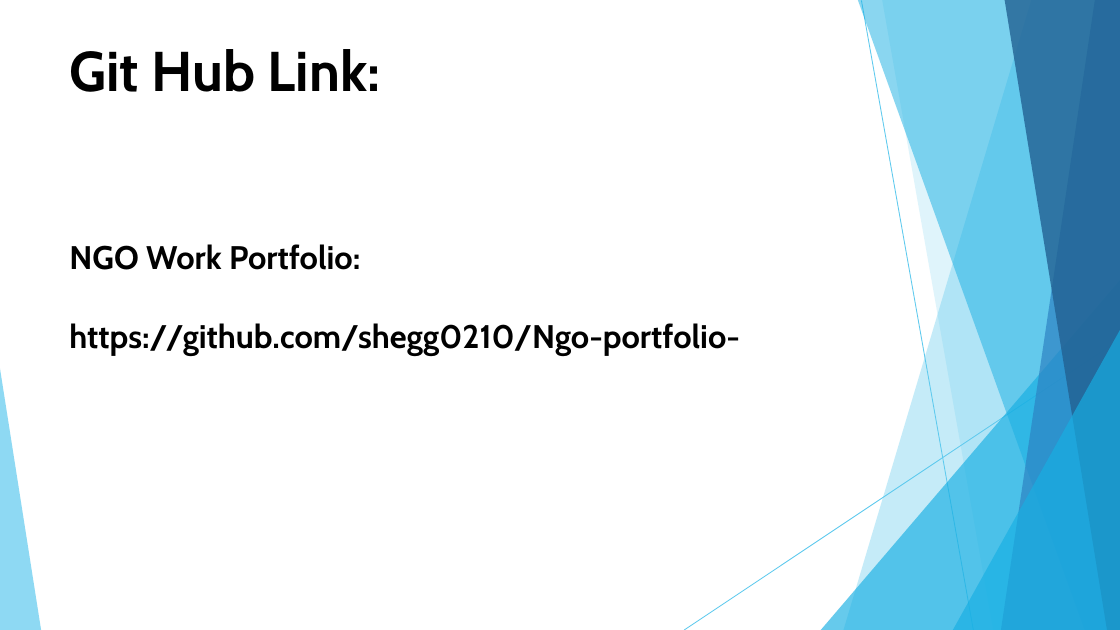
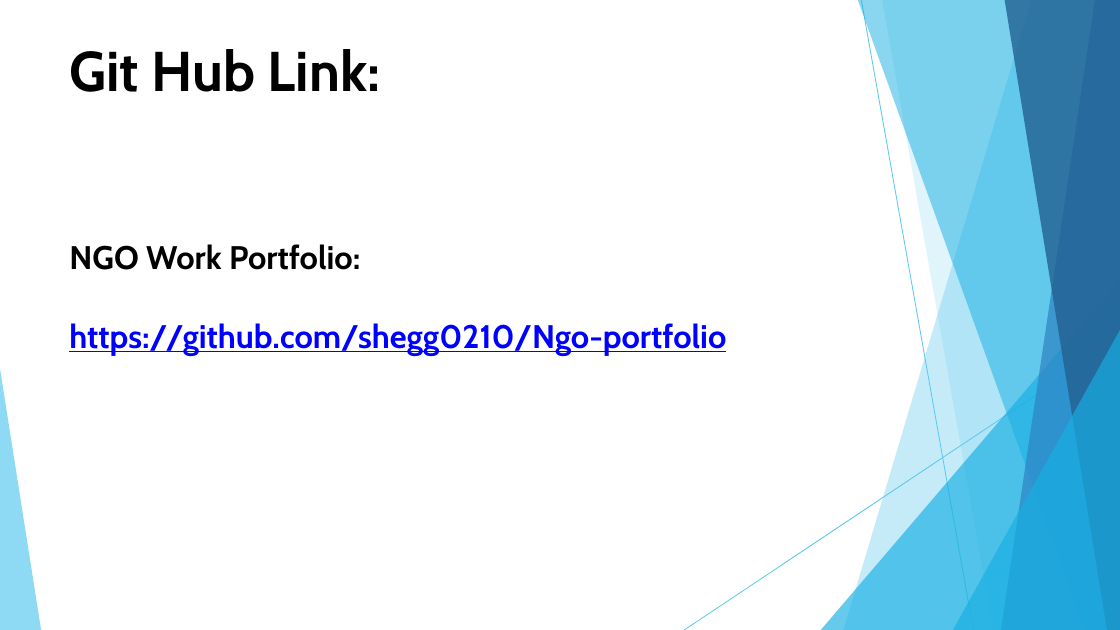
Before and after one commit to shegg0210/Ngo-portfolio-, a slide deck: slide 12 of Shegan NM.pptx. Drawn at 1120x630 pixels with LibreOffice and Linux fonts; fonts in the diff are those of the drawing. Boxes give left, top, right and bottom in pixels: in the first picture for what was removed or moved away, otherwise in the second. Text is boxed around its words. In the diff, an @@ line names an element or a change of style, - is before the commit and + after.

```diff
--- a/Shegan NM.pptx
+++ b/Shegan NM.pptx
@@ title at (69, 49, 726, 356): text changed; text colour #000000 to #0000FF @@
-Git Hub Link:
-NGO Work Portfolio:
-https://github.com/shegg0210/Ngo-portfolio-
+Git Hub Link:
+NGO Work Portfolio:
+https://github.com/shegg0210/Ngo-portfolio
```
